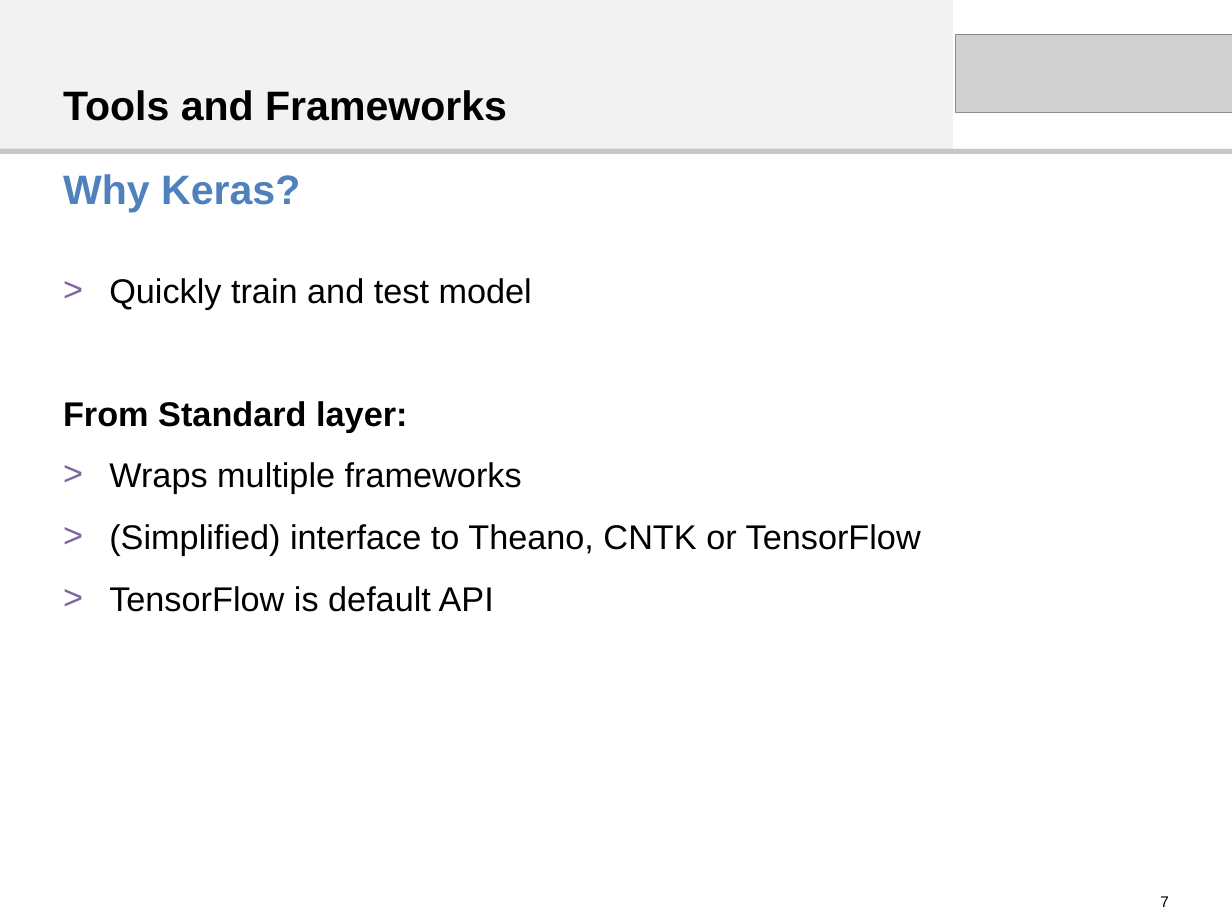
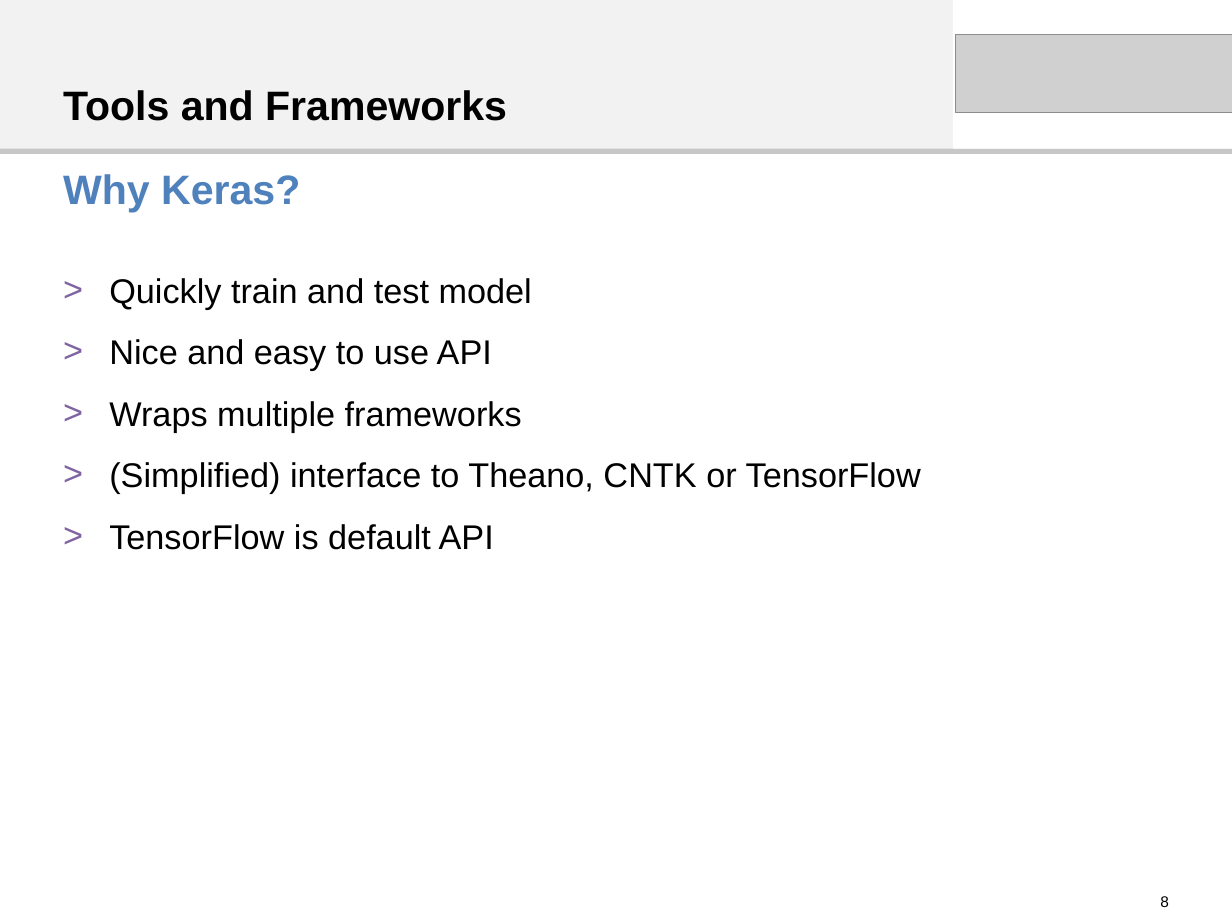
Before and after one commit to DH-Cologne/SummerSchool2019, a slide deck: slide 8 of docs/tech_introduction.odp (slide 7 before the commit). Drawn at 1232x924 pixels with LibreOffice and Linux fonts; fonts in the diff are those of the drawing; grey boxes stand for pictures. Boxes give left, top, right and bottom in pixels: in the first picture for what was removed or moved away, otherwise in the second. Text is boxed around its words. In the diff, an @@ line names an element or a change of style, - is before the commit and + after.

```diff
--- a/docs/tech_introduction.odp
+++ b/docs/tech_introduction.odp
@@ text at box(109, 339, 492, 371): text changed; bold off @@
-From Standard layer:
+> Nice and easy to use API
@@ page number at box(1160, 896, 1169, 907): text changed @@
-7
+8
```
Also in this commit, not shown: 2 other slides changed, 1 slide added, 3 other files.
